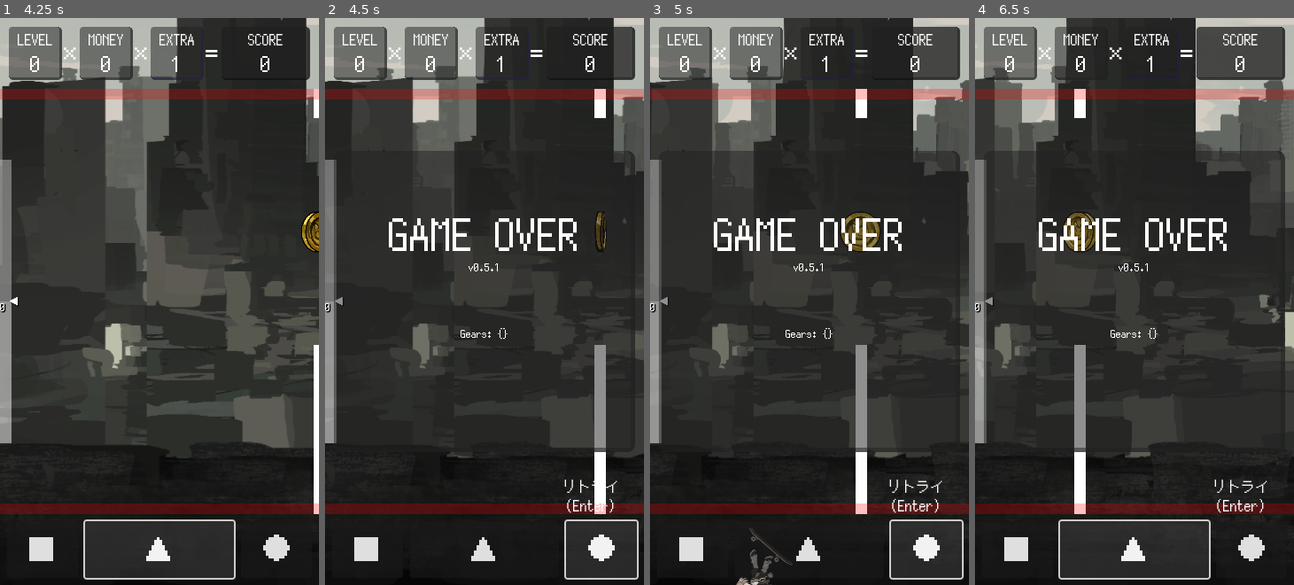
Above: before the commit, frames 1-4 (left to right).
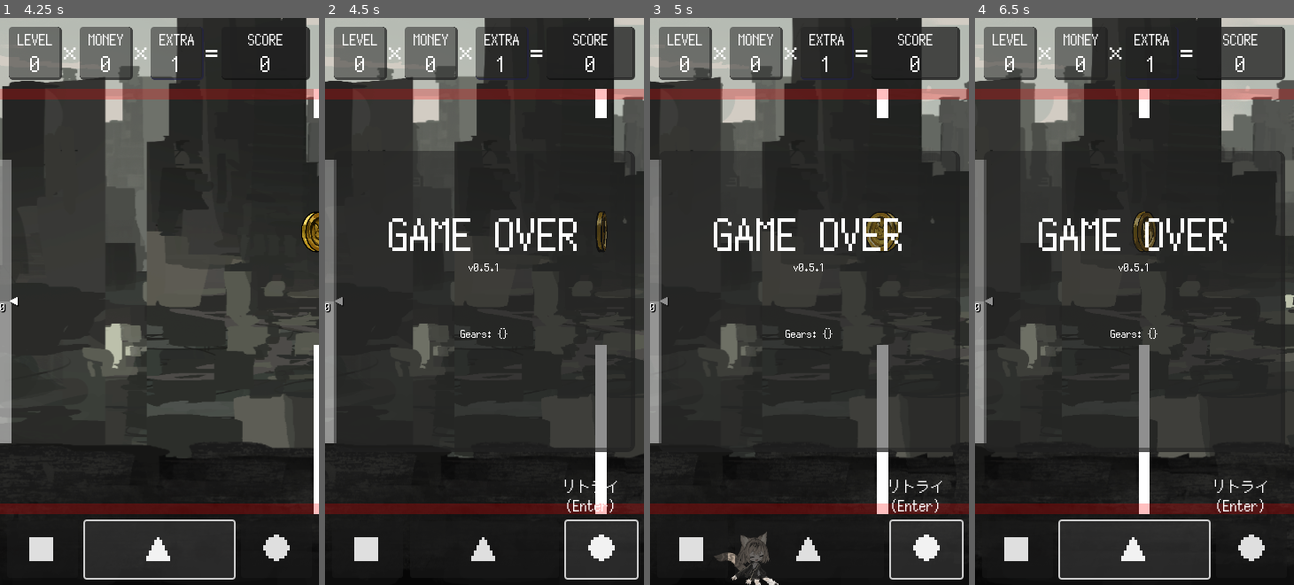
Above: after the commit, the same moments.

Repository: kamikoloss/gabsurf
Game: Godot game, scene res://scenes/main.tscn
Two runs of this game, one before a commit and one after it. Both use one fixed random seed, a clock stepped at 60 frames per second and the inputs below. Sound files missing from this copy of the repository are replaced by a short silence.
Inputs:
- Up to frame 1 (4.25 s): click "■" at 0.5 s; click "▲" at 1.25 s; click "●" at 2 s; click "■" at 2.75 s; click "▲" at 3.5 s
- Up to frame 2 (4.5 s): click "●" at 4.25 s
- Up to frame 3 (5 s): no input
- Up to frame 4 (6.5 s): click "■" at 5 s; click "▲" at 5.75 s

Frame 1 is identical in both runs. In frame 2, 0.3% of the frame differs, in the area x 84-91%, y 0-88%; in frame 3, 6.9%; in frame 4, 12%, in the area x 0-100%, y 0-88%.

Commit message:
無敵の処理を hero に移した

Diff:
--- a/scenes/main.tscn
+++ b/scenes/main.tscn
@@ -126,9 +126,9 @@
 [node name="Game" type="Node2D" parent="." node_paths=PackedStringArray("_screen", "_hero_anti_damage_bar")]
 script = ExtResource("1_sqtl6")
 _screen = NodePath("Screen")
-_hero_anti_damage_bar = NodePath("Hero/UI/TextureProgressBar")
-
-[node name="Hero" type="CharacterBody2D" parent="Game" node_paths=PackedStringArray("_shoes", "_hero_sprite", "_jump_label", "_life_label")]
+_hero_anti_damage_bar = NodePath("Hero/UI/AntiDamageBar")
+
+[node name="Hero" type="CharacterBody2D" parent="Game" node_paths=PackedStringArray("_shoes", "_hero_sprite", "_jump_label", "_life_label", "_anti_damage_bar")]
 z_index = 30
 position = Vector2(120, 320)
 scale = Vector2(0.4, 0.4)
@@ -138,6 +138,7 @@
 _hero_sprite = NodePath("AnimatedSprite2D")
 _jump_label = NodePath("UI/Jump")
 _life_label = NodePath("UI/Life")
+_anti_damage_bar = NodePath("UI/AntiDamageBar")
 
 [node name="Camera2D" type="Camera2D" parent="Game/Hero"]
 position = Vector2(-300, -800)
@@ -190,7 +191,7 @@
 horizontal_alignment = 1
 vertical_alignment = 1
 
-[node name="TextureProgressBar" type="TextureProgressBar" parent="Game/Hero/UI"]
+[node name="AntiDamageBar" type="TextureProgressBar" parent="Game/Hero/UI"]
 layout_mode = 0
 offset_left = -64.0
 offset_top = 110.0
--- a/scripts/game.gd
+++ b/scripts/game.gd
@@ -8,19 +8,17 @@
 const SLOW_SPEED_GEAR_SHOP = 0.6 # Gear Shop に入ったときに何倍速のスローになるか
 const SLOW_DURATION_GEAR_SHOP = 1.0 # Gear Shop に入ったときに何秒かけてスローになるか
 const SLOW_SPEED_STAGE_SHOP = 0.4 # Stage Shop に入ったときに何倍速のスローになるか
-const SLOW_DURATION_STAGE_SHOP = 2.0 # Stage Shop に入ったときに何秒かけてスローになるか
+const SLOW_DURATION_STAGE_SHOP = 1.0 # Stage Shop に入ったときに何秒かけてスローになるか
 const SLOW_SPEED_GAMEOVER = 0.2 # ゲームオーバー時に何倍速のスローになるか
-const SLOW_DURATION_GAMEOVER = 3.0 # ゲームオーバー時に何秒かけてスローになるか
+const SLOW_DURATION_GAMEOVER = 1.0 # ゲームオーバー時に何秒かけてスローになるか
 const GATE_GAP_STEP = 16 # Gate が難易度上昇で何 px ずつ狭くなっていくか
 const LEVEL_BASE = 1 # Gate 通過時に Level に加算される値
-const DAMAGED_ANTI_DAMAGE_DURATION = 1.0 # Hero が被ダメージ時に何秒間無敵になるか
 
 
 var _money_counter_difficult = 0 # Money を取るたびに 1 増加する 難易度が上昇したら 0 に戻す
 var _money_counter_difficult_quota = 3 #Money を何回取るたびに難易度が上昇するか
 
 var _slow_tween = null
-var _anti_damage_tween = null
 
 
 func _ready():
@@ -103,17 +101,12 @@
 	if Global.state != Global.State.ACTIVE:
 		return
 
-	# 残機を減らす
+	# Life を減らす
 	Global.life -= 1
 
-	# Hero の残機が 0 になった場合: ゲームオーバー
+	# Life が 0 になった場合: ゲームオーバー
 	if Global.life <= 0:
 		Global.state = Global.State.GAMEOVER
-	# まだ残機がある場合
-	else:
-		# 無敵状態ではない: 無敵状態に突入する
-		if !Global.is_hero_anti_damage:
-			_enter_anti_damage(DAMAGED_ANTI_DAMAGE_DURATION)
 
 
 func _on_hero_got_level():
@@ -186,12 +179,6 @@
 
 
 func _on_enemy_dead():
-	# ATD
-	if Gear.my_gears.has(Gear.GearType.ATD):
-		var _atd = [0, 1, 2, 3]
-		var _atd_count = Gear.my_gears.count(Gear.GearType.ATD)
-		_enter_anti_damage(_atd[_atd_count])
-
 	# EME
 	if Gear.my_gears.has(Gear.GearType.EME):
 		var _eme = [0, 1, 2, 3]
@@ -218,21 +205,3 @@
 func _exit_slow(duration):
 	var _tween = _get_slow_tween()
 	_tween.tween_property(Engine, "time_scale", 1.0, duration)
-
-
-# 無敵状態に突入する
-# TODO: hero に移せば Global がいらなくなる気がする
-func _enter_anti_damage(duration):
-	Global.is_hero_anti_damage = true
-
-	_hero_anti_damage_bar.visible = true
-	_hero_anti_damage_bar.value = 100
-
-	if _anti_damage_tween:
-		_anti_damage_tween.kill()
-	_anti_damage_tween = create_tween()
-	_anti_damage_tween.set_trans(Tween.TRANS_LINEAR)
-	_anti_damage_tween.tween_property(_hero_anti_damage_bar, "value", 0, duration)
-	_anti_damage_tween.tween_callback(func(): _hero_anti_damage_bar.visible = false)
-	_anti_damage_tween.tween_callback(func(): Global.is_hero_anti_damage = false)
-	#_tween.tween_callback(func(): print("[Game] anti-damage is finished."))
--- a/scripts/global.gd
+++ b/scripts/global.gd
@@ -160,7 +160,6 @@
 		life_changed.emit(_from)
 
 var can_hero_jump: bool = true # Hero がジャンプできるかどうか キーボード操作のときだけ確認する
-var is_hero_anti_damage: bool = false # Hero が無敵状態かどうか
 var hero_move_velocity: float = HERO_MOVE_VELOCITY_DEFAULT # Hero の横移動の速度 (px/s)
 
 var gate_gap_diff: int = 0 # Gate の開きの差 (px) マイナスで狭くなる
@@ -183,7 +182,6 @@
 	life = LIFE_MAX
 
 	can_hero_jump = true
-	is_hero_anti_damage = false
 	hero_move_velocity = HERO_MOVE_VELOCITY_DEFAULT
 	gate_gap_diff = 0
 	shop_through_count = 0
--- a/scripts/hero.gd
+++ b/scripts/hero.gd
@@ -6,10 +6,15 @@
 @export var _hero_sprite: AnimatedSprite2D
 @export var _jump_label: Label
 @export var _life_label: Label
+@export var _anti_damage_bar: TextureProgressBar
 
 
 var _jump_counter_weapon = 0
 var _jump_counter_weapon_quota = 9999 # Gear 取得時に変更
+
+var _is_anti_damage = false # Hero が無敵状態かどうか
+
+var _anti_damage_tween = null
 
 
 const JUMP_COOLTIME = 0.05 # (s)
@@ -17,15 +22,20 @@
 const FALL_VELOCITY = 2400 # 落下速度 (px/s)
 const FALL_VELOCITY_MAX = 300 # 終端速度 (px/s)
 const MOVE_ACCELARATE_DULATION = 1.0 # 加速が終わる時間 (s)
+
 const DEAD_VELOCITY = Vector2(200, -800) # 死んだときに吹き飛ぶベクトル
 const DEAD_ROTATION = -20 # 死んだときに回転する速度
 
+const DAMAGED_ANTI_DAMAGE_DURATION = 1.0 # Hero が被ダメージ時に何秒間無敵になるか
+
 
 func _ready():
 	Global.state_changed.connect(_on_state_changed)
+	Global.life_changed.connect(_on_life_changed)
 	Global.ui_jumped.connect(_on_ui_jumped)
 	Global.hero_got_gear.connect(_on_hero_got_gear)
-	Global.life_changed.connect(_on_life_changed)
+	Global.hero_damaged.connect(_on_hero_damaged)
+	Global.enemy_dead.connect(_on_enemy_dead)
 
 	_shoes.remove_from_group("Weapon")
 	_jump_label.visible = false
@@ -58,62 +68,6 @@
 			velocity = DEAD_VELOCITY
 			_hero_sprite.stop()
 			_hero_sprite.play("die")
-
-
-func _on_ui_jumped():
-	# ゲームオーバー: 何もしない
-	if Global.state == Global.State.GAMEOVER:
-		return
-	# ゲーム中 and ジャンプできない: 何もしない
-	if Global.state == Global.State.ACTIVE and !Global.can_hero_jump:
-		return
-	# ゲーム中 or タイトル or ポーズ中: 再開と同時にジャンプする
-
-	# ジャンプ (縦方向)
-	var _jump_velocity_y = JUMP_VELOCITY
-	if Gear.my_gears.has(Gear.GearType.JMV):
-		var _jmv = [null, 0.9, 0.8, 0.7]
-		var _jmv_count = Gear.my_gears.count(Gear.GearType.JMV)
-		_jump_velocity_y *= _jmv[_jmv_count]
-	velocity.y = _jump_velocity_y
-
-	# 加速 (横方向)
-	if Gear.my_gears.has(Gear.GearType.JMA):
-		var _jma = [null, 200, 400, 600]
-		var _jma_count = Gear.my_gears.count(Gear.GearType.JMA)
-		Global.accelerate_hero_move(_jma[_jma_count], MOVE_ACCELARATE_DULATION)
-
-	_hero_sprite.stop()
-	_hero_sprite.play("jump")
-
-	# MSB 所持中
-	if Gear.my_gears.has(Gear.GearType.MSB):
-		_jump_counter_weapon += 1
-
-		var _jump_text = ""
-		for n in _jump_counter_weapon:
-			_jump_text += "●"
-		for n in (_jump_counter_weapon_quota - _jump_counter_weapon):
-			_jump_text += "○"
-		_jump_label.text = _jump_text
-
-		if _jump_counter_weapon_quota <= _jump_counter_weapon:
-			_jump_counter_weapon = 0
-			# ミサイルを発射する
-			var _weapon = _weapon_scene.instantiate()
-			_weapon.position = position
-			add_child(_weapon)
-
-
-func _on_hero_got_gear(gear):
-	match gear:
-		Gear.GearType.MSB:
-			_jump_label.visible = true
-			var _msb = [null, 5, 3, 2]
-			var _msb_count = Gear.my_gears.count(Gear.GearType.MSB)
-			_jump_counter_weapon_quota = _msb[_msb_count]
-		Gear.GearType.SHO:
-			_shoes.add_to_group("Weapon")
 
 
 func _on_life_changed(from):
@@ -134,12 +88,88 @@
 			_hero_sprite.play("default")
 
 
+func _on_ui_jumped():
+	# ゲームオーバー: 何もしない
+	if Global.state == Global.State.GAMEOVER:
+		return
+	# ゲーム中 and ジャンプできない: 何もしない
+	if Global.state == Global.State.ACTIVE and !Global.can_hero_jump:
+		return
+	# ゲーム中 or タイトル or ポーズ中: 再開と同時にジャンプする
+
+	# ジャンプ (縦方向)
+	var _jump_velocity_y = JUMP_VELOCITY
+	if Gear.my_gears.has(Gear.GearType.JMV):
+		var _jmv = [null, 0.9, 0.8, 0.7]
+		var _jmv_count = Gear.my_gears.count(Gear.GearType.JMV)
+		_jump_velocity_y *= _jmv[_jmv_count]
+	velocity.y = _jump_velocity_y
+
+	# 加速 (横方向)
+	if Gear.my_gears.has(Gear.GearType.JMA):
+		var _jma = [null, 200, 400, 600]
+		var _jma_count = Gear.my_gears.count(Gear.GearType.JMA)
+		Global.accelerate_hero_move(_jma[_jma_count], MOVE_ACCELARATE_DULATION)
+
+	_hero_sprite.stop()
+	_hero_sprite.play("jump")
+
+	# MSB 所持中
+	if Gear.my_gears.has(Gear.GearType.MSB):
+		_jump_counter_weapon += 1
+
+		var _jump_text = ""
+		for n in _jump_counter_weapon:
+			_jump_text += "●"
+		for n in (_jump_counter_weapon_quota - _jump_counter_weapon):
+			_jump_text += "○"
+		_jump_label.text = _jump_text
+
+		if _jump_counter_weapon_quota <= _jump_counter_weapon:
+			_jump_counter_weapon = 0
+			# ミサイルを発射する
+			var _weapon = _weapon_scene.instantiate()
+			_weapon.position = position
+			add_child(_weapon)
+
+
+func _on_hero_got_gear(gear):
+	match gear:
+		Gear.GearType.MSB:
+			_jump_label.visible = true
+			var _msb = [null, 5, 3, 2]
+			var _msb_count = Gear.my_gears.count(Gear.GearType.MSB)
+			_jump_counter_weapon_quota = _msb[_msb_count]
+		Gear.GearType.SHO:
+			_shoes.add_to_group("Weapon")
+
+
+func _on_hero_damaged():
+	# ゲーム中でない: ダメージを受けても何も起きない
+	if Global.state != Global.State.ACTIVE:
+		return
+
+	# Life がまだある場合
+	if 0 < Global.life:
+		# 無敵状態ではない: 無敵状態に突入する
+		if !_is_anti_damage:
+			_enter_anti_damage(DAMAGED_ANTI_DAMAGE_DURATION)
+
+
+func _on_enemy_dead():
+	# ATD
+	if Gear.my_gears.has(Gear.GearType.ATD):
+		var _atd = [0, 1, 2, 3]
+		var _atd_count = Gear.my_gears.count(Gear.GearType.ATD)
+		_enter_anti_damage(_atd[_atd_count])
+
+
 func _on_body_area_entered(area):
 	if Global.state != Global.State.ACTIVE:
 		return
 
 	if area.is_in_group("Wall"):
-		if Global.is_hero_anti_damage:
+		if _is_anti_damage:
 			return
 		print("[Hero] damged by walls.")
 		Global.hero_damaged.emit()
@@ -147,7 +177,7 @@
 	if area.is_in_group("Enemy"):
 		if area.is_dead: # area = enemy
 			return
-		if Global.is_hero_anti_damage:
+		if _is_anti_damage:
 			return
 		else:
 			print("[Hero] damged by a enemy.")
@@ -187,3 +217,19 @@
 	if area.is_in_group("Shop"):
 		print("[Hero] exited shop.")
 		Global.hero_exited_shop.emit()
+
+
+# 無敵状態に突入する
+func _enter_anti_damage(duration):
+	_is_anti_damage = true
+	_anti_damage_bar.visible = true
+	_anti_damage_bar.value = 100
+
+	if _anti_damage_tween:
+		_anti_damage_tween.kill()
+	_anti_damage_tween = create_tween()
+	_anti_damage_tween.set_trans(Tween.TRANS_LINEAR)
+	_anti_damage_tween.tween_property(_anti_damage_bar, "value", 0, duration)
+	_anti_damage_tween.tween_callback(func(): _anti_damage_bar.visible = false)
+	_anti_damage_tween.tween_callback(func(): _is_anti_damage = false)
+	#_tween.tween_callback(func(): print("[Game] anti-damage is finished."))
